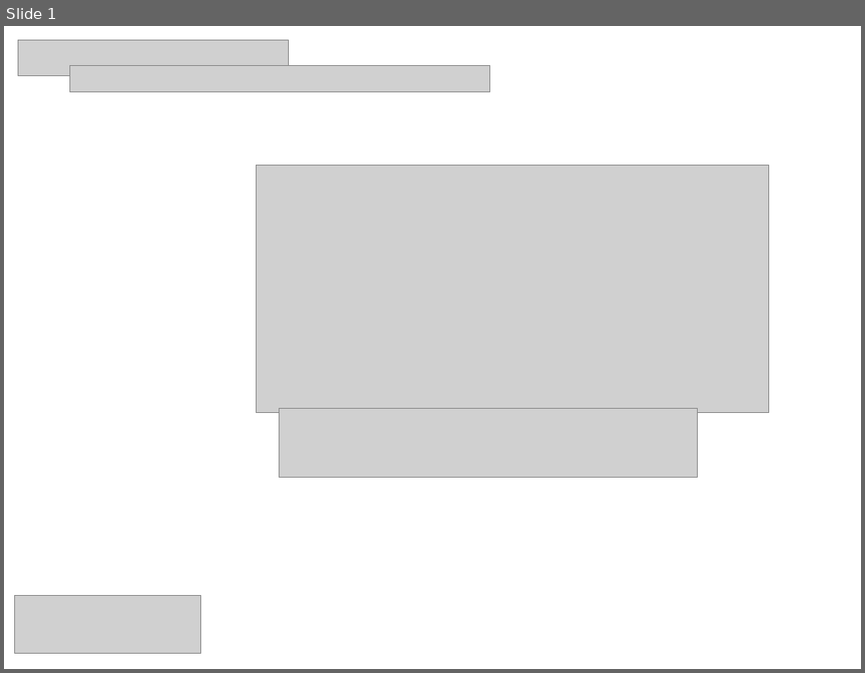
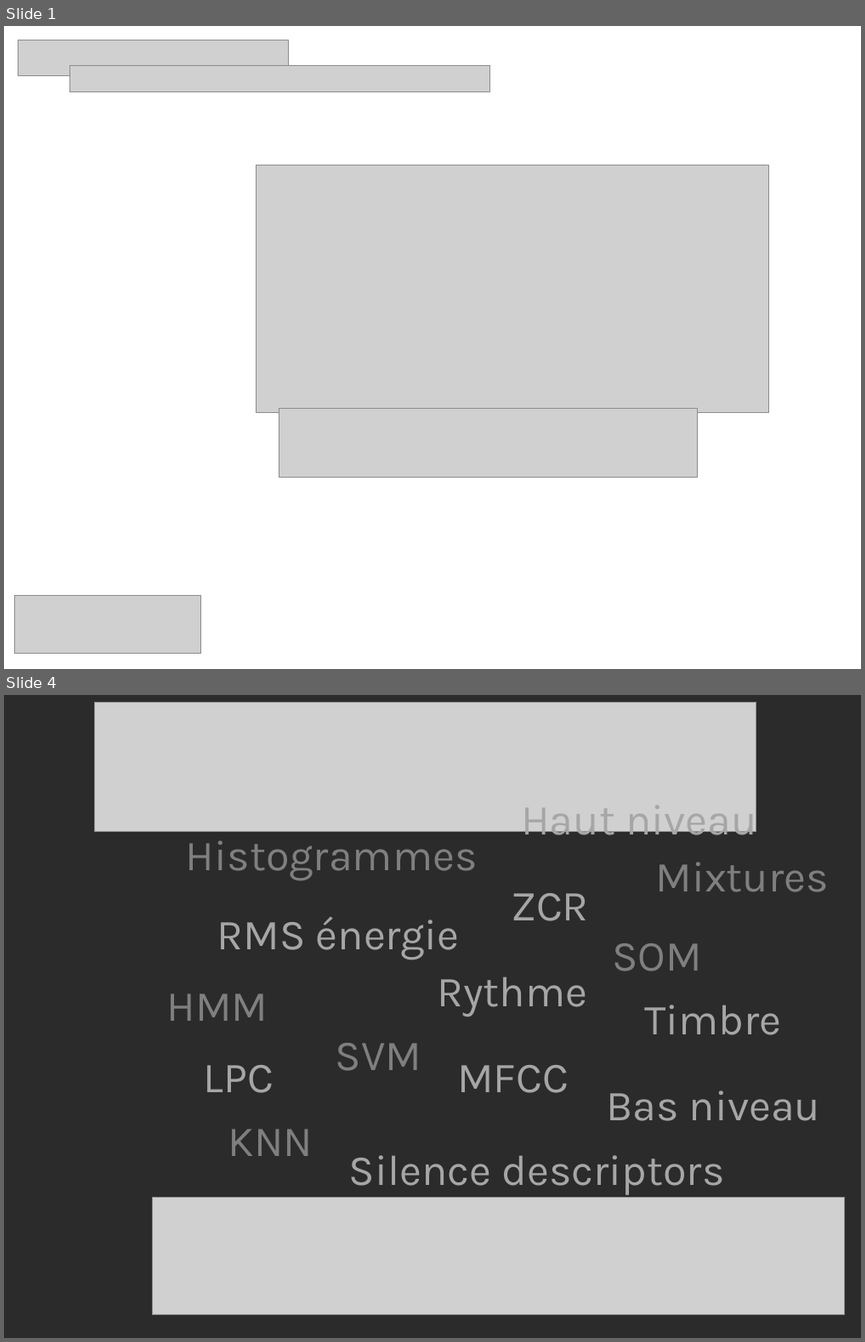
Before and after one commit to alexgervais/LOG792, a slide deck: docs/ETS/presentation.ppt. Shown one above the other, each under a label of ours: slide 1 before the commit, slides 1 and 4 after it; the slides between them are not shown. The pictures are 865x673 and 865x1342 pixels, drawn with LibreOffice and Linux fonts; fonts in the diff are those of the drawing; grey boxes stand for pictures; background and template pictures are left out; a plain dark background stands for a picture behind light text. Boxes give left, top, right and bottom in pixels: in the first picture for what was removed or moved away, otherwise in the second. Text is boxed around its words. In the diff, an @@ line names an element or a change of style, - is before the commit and + after.

Commit message:
presentation

```diff
--- a/docs/ETS/presentation.ppt
+++ b/docs/ETS/presentation.ppt
@@ slide 4 added at (4, 695, 861, 1338), background picture (left out) @@
@@ picture added at (95, 702, 756, 831) @@
@@ text added at (521, 796, 757, 845), 36 pt, text #A6A6A6 @@
+Haut niveau
@@ text added at (186, 840, 477, 880), 36 pt, text #7F7F7F @@
+Histogrammes
@@ text added at (656, 862, 828, 892), 36 pt, text #7F7F7F @@
+Mixtures
@@ text added at (511, 893, 589, 921), 36 pt, text #A6A6A6 @@
+ZCR
@@ text added at (217, 917, 460, 959), 36 pt, text #A6A6A6 @@
+RMS énergie
@@ text added at (612, 943, 702, 971), 36 pt, text #7F7F7F @@
+SOM
@@ text added at (167, 993, 268, 1021), 36 pt, text #7F7F7F @@
+HMM
@@ text added at (438, 976, 588, 1016), 36 pt, text #A6A6A6 @@
+Rythme
@@ text added at (644, 1004, 781, 1035), 36 pt, text #A6A6A6 @@
+Timbre
@@ text added at (336, 1043, 421, 1071), 36 pt, text #7F7F7F @@
+SVM
@@ text added at (204, 1065, 273, 1093), 36 pt, text #A6A6A6 @@
+LPC
@@ text added at (457, 1065, 568, 1093), 36 pt, text #A6A6A6 @@
+MFCC
@@ text added at (606, 1090, 821, 1121), 36 pt, text #A6A6A6 @@
+Bas niveau
@@ text added at (228, 1129, 313, 1156), 36 pt, text #7F7F7F @@
+KNN
@@ text added at (349, 1155, 725, 1195), 36 pt, text #A6A6A6 @@
+Silence descriptors
@@ picture added at (152, 1197, 845, 1315) @@
```
Also in this commit, not shown: 3 slides changed, 1 other slide added, 1 other file.
